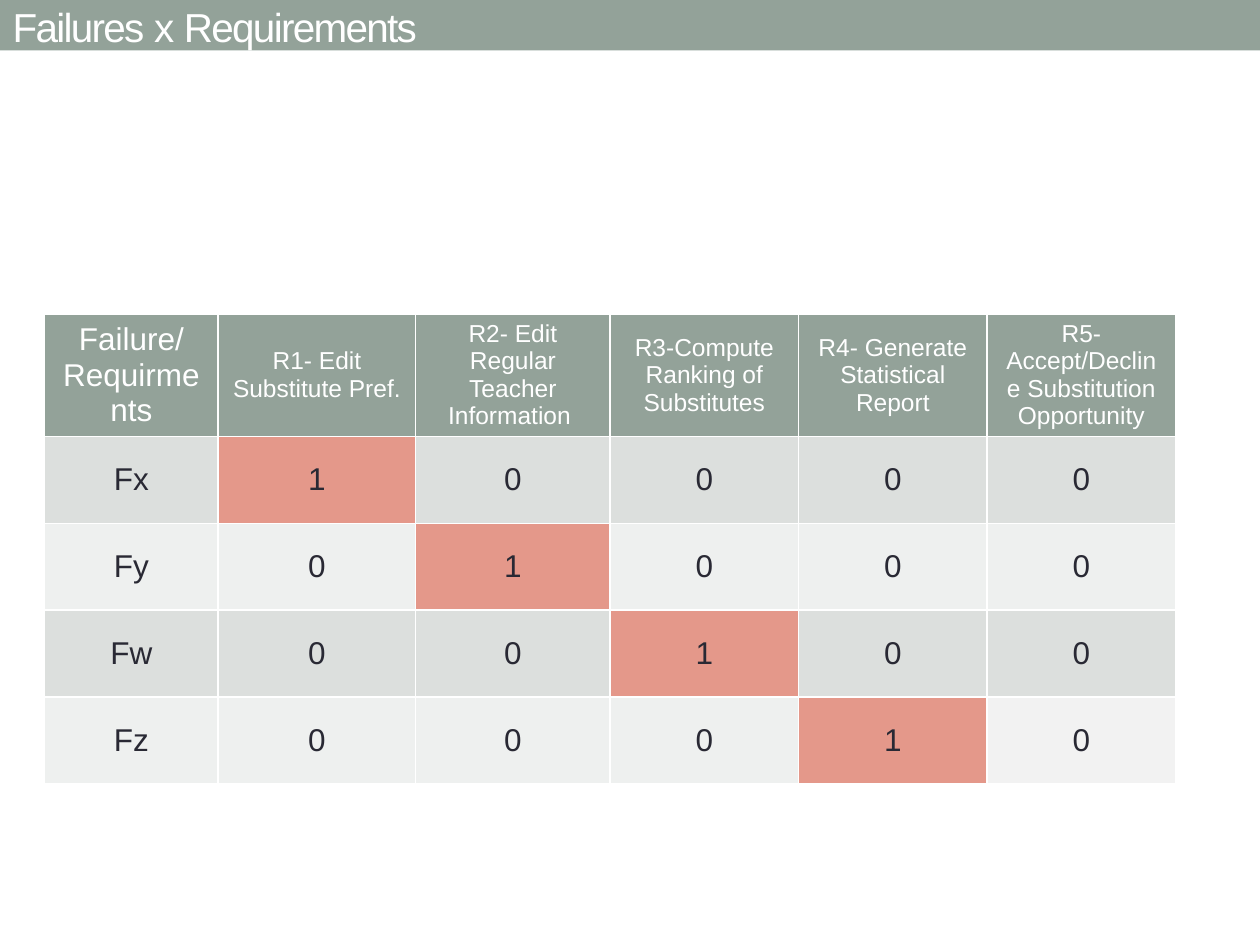
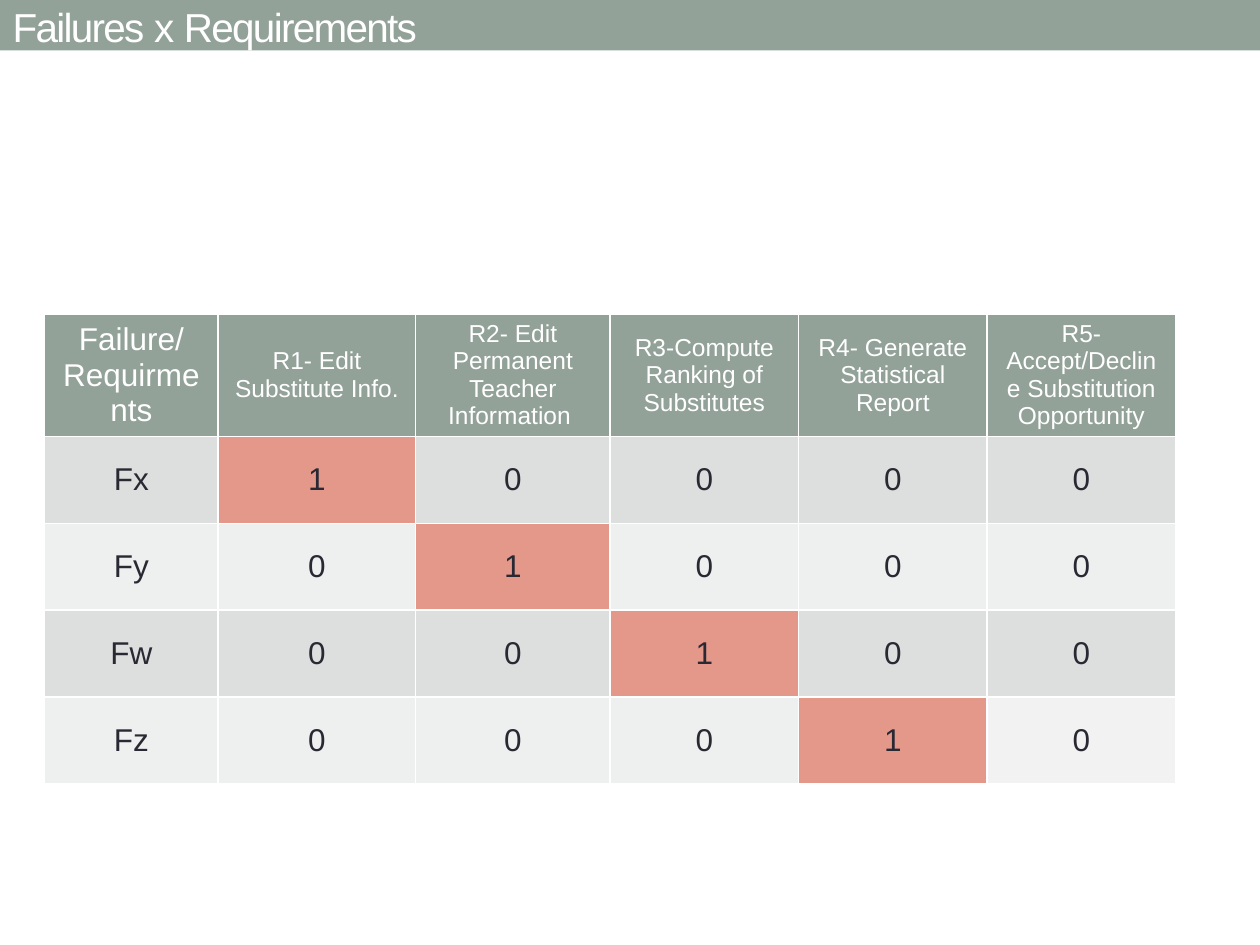
Before and after one commit to christianadriano/ReqEngResearch, a slide deck: slide 13 of Paper_TraceabilityBasedPrioritization/Writing/ProposalsToContinue.pptx. Drawn at 1260x945 pixels with LibreOffice and Linux fonts; fonts in the diff are those of the drawing. Boxes give left, top, right and bottom in pixels: in the first picture for what was removed or moved away, otherwise in the second. Text is boxed around its words. In the diff, an @@ line names an element or a change of style, - is before the commit and + after.

```diff
--- a/Paper_TraceabilityBasedPrioritization/Writing/ProposalsToContinue.pptx
+++ b/Paper_TraceabilityBasedPrioritization/Writing/ProposalsToContinue.pptx
@@ table at box(44, 314, 1177, 791) @@
-row 1, column 2: R1- Edit Substitute Pref.
+row 1, column 2: R1- Edit Substitute Info.
-row 1, column 3: R2- Edit Regular Teacher Information
+row 1, column 3: R2- Edit Permanent Teacher Information
```
Also in this commit, not shown: 4 other slides changed, 6 other files.
